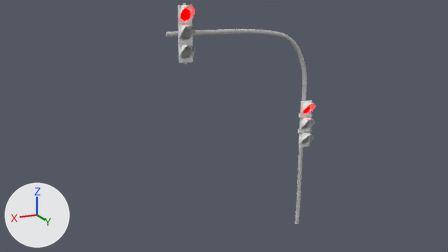
What one commit did to the Blender file Content/blender/Strassenverkehr/ampel_ohneFussgaenger.blend.
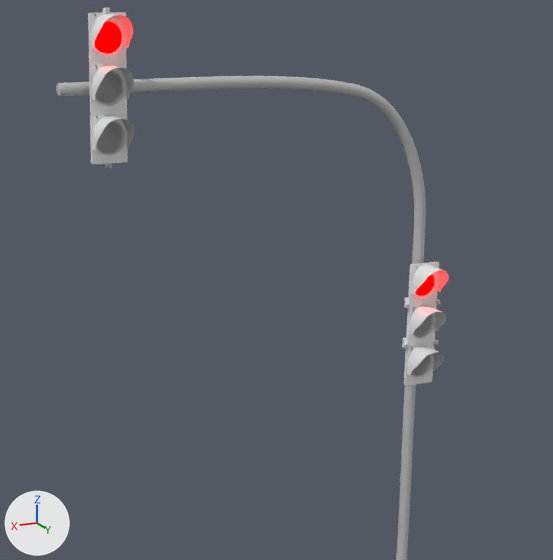
Old and new are each drawn from the file's camera 'Camera' and again close up on the part from 32% to 79% of the width and 0% to 85% of the height. Lighting does not change. The marker at lower left points along +X, +Y and +Z.

The first close-up shows 'BezierCurve', 'SurfCurve.003', 'SurfCurve.006', 'SurfCurve.008', 'SurfCurve.009', 'SurfCurve.011', 'SurfCurve.012', 'SurfCurve.013', 'SurfCurve.014', 'SurfCurve.016', 'SurfCurve.017', 'SurfCurve.019', 'SurfCurve.020'.
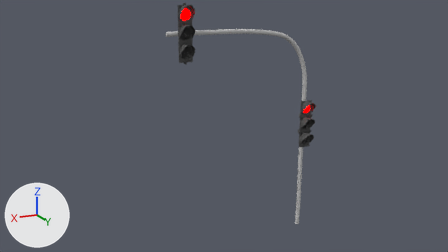
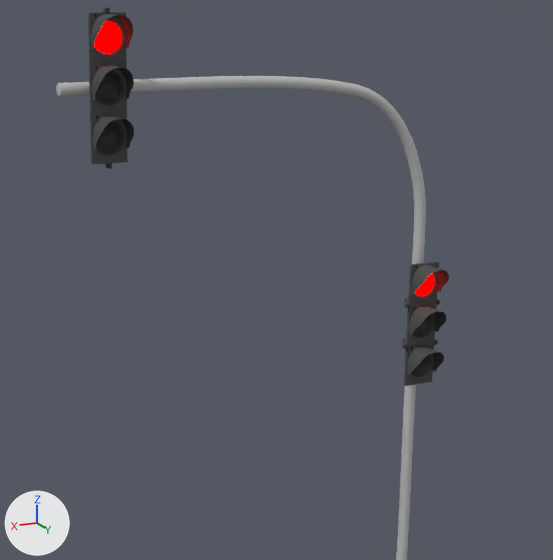
Commit message: Ampel mit und ohne Fußgängerampel korrigiert

What the commit changed:
Material 'Ampel_Leuchten' (mat_ampel_leuchten) is new.
Its base color is (0.0871, 0.0871, 0.0871) (dark grey #535353).
me_mesh_023 has 134 vertices, 113 faces, 1 loose edge and spans x -0.65..0.73, y -0.92..0.87, z -0.08..0.24.
me_mesh_023 now uses material mat_ampel_leuchten (dark grey #535353).
me_mesh_022 has 864 vertices, 749 faces and spans x -0.677..0.671, y -0.532..0.673, z -0.798..0.359.
me_mesh_022 now uses material mat_ampel_leuchten (dark grey #535353).
me_mesh_020 has 134 vertices, 113 faces, 1 loose edge and spans x -0.65..0.73, y -0.92..0.87, z -0.08..0.24.
me_mesh_020 now uses material mat_ampel_leuchten (dark grey #535353).
me_mesh_019 has 864 vertices, 749 faces and spans x -0.677..0.671, y -0.532..0.673, z -0.798..0.359.
me_mesh_019 now uses material mat_ampel_leuchten (dark grey #535353).
me_mesh_017 has 134 vertices, 113 faces, 1 loose edge and spans x -0.65..0.73, y -0.92..0.87, z -0.08..0.24.
me_mesh_017 now uses material mat_ampel_leuchten (dark grey #535353).
me_mesh_016 has 864 vertices, 749 faces and spans x -0.677..0.671, y -0.532..0.673, z -0.798..0.359.
me_mesh_016 now uses material mat_ampel_leuchten (dark grey #535353).
me_mesh_015 has 134 vertices, 113 faces, 1 loose edge and spans x -0.65..0.73, y -0.92..0.87, z -0.08..0.24.
me_mesh_015 now uses material mat_ampel_leuchten (dark grey #535353).
me_mesh_014 has 864 vertices, 749 faces and spans x -0.677..0.671, y -0.532..0.673, z -0.798..0.359.
me_mesh_014 now uses material mat_ampel_leuchten (dark grey #535353).
me_mesh_012 has 134 vertices, 113 faces, 1 loose edge and spans x -0.65..0.73, y -0.92..0.87, z -0.08..0.24.
me_mesh_012 now uses material mat_ampel_leuchten (dark grey #535353).
me_mesh_011 has 864 vertices, 749 faces and spans x -0.677..0.671, y -0.532..0.673, z -0.798..0.359.
me_mesh_011 now uses material mat_ampel_leuchten (dark grey #535353).
me_mesh_009 has 134 vertices, 113 faces, 1 loose edge and spans x -0.65..0.73, y -0.92..0.87, z -0.08..0.24.
me_mesh_009 now uses material mat_ampel_leuchten (dark grey #535353).
me_mesh_008 has 864 vertices, 749 faces and spans x -0.677..0.671, y -0.532..0.673, z -0.798..0.359.
me_mesh_008 now uses material mat_ampel_leuchten (dark grey #535353).

What differs and where, as boxes [x1, y1, x2, y2] in the close-ups (553 x 560 px):
'SurfCurve.014', recoloured: [88, 12, 127, 64] in both
'SurfCurve.017', recoloured: [89, 63, 127, 115] in both
'SurfCurve.020', recoloured: [90, 113, 128, 164] in both
'SurfCurve.006', recoloured: [408, 262, 439, 306] in both
'SurfCurve.003', recoloured: [411, 265, 449, 295] in both
'SurfCurve.009', recoloured: [406, 303, 437, 346] in both
'SurfCurve.008', recoloured (white to grey): [409, 305, 446, 335] in both
'SurfCurve.011', recoloured (white to grey): [407, 345, 444, 375] in both
'SurfCurve.012', recoloured: [404, 343, 434, 386] in both
'SurfCurve.013', recoloured: [91, 14, 133, 49] in both
'SurfCurve.016', recoloured (white to grey): [92, 65, 134, 100] in both
'SurfCurve.019', recoloured (white to grey): [93, 115, 134, 150] in both
